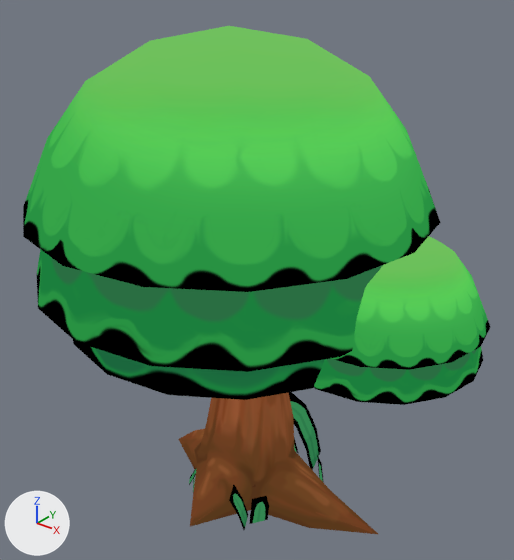
Renders of the glTF model models/level/common/trees/tree_1.gltf from each side of a commit.
Before and after are seen from a camera (50 mm lens) standing at (2.56, -3.18, 3.47) and looking at (0.0, 0.02, 1.49). Lighting does not change. The marker at lower left points along +X, +Y and +Z. Objects named as collision shapes, trigger or cutter boxes, shadow casters or lower levels of detail are left out. Where no turn or scale is listed for an object, it has been applied to the vertices.

The first picture shows 'Tree1'.
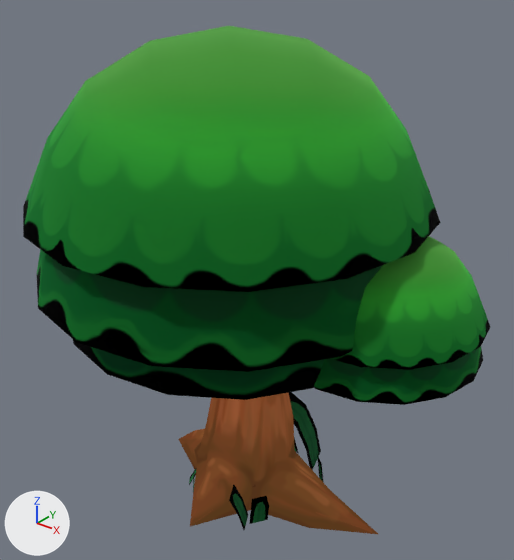
The change, as a list of edits to the scene's bpy script:
```text
Change mat_tree_leaves_2:
    remove # nodes: BsdfTransparent, Emission, LightPath, MixShader, OutputMaterial, TexImage
    nodes: BsdfPrincipled, OutputMaterial, TexImage
```

Location of each change, (x1, y1, x2, y2) in pixels of the pictures (514 x 560 px):
'Tree1', recoloured
    both: (23, 26, 490, 529)
